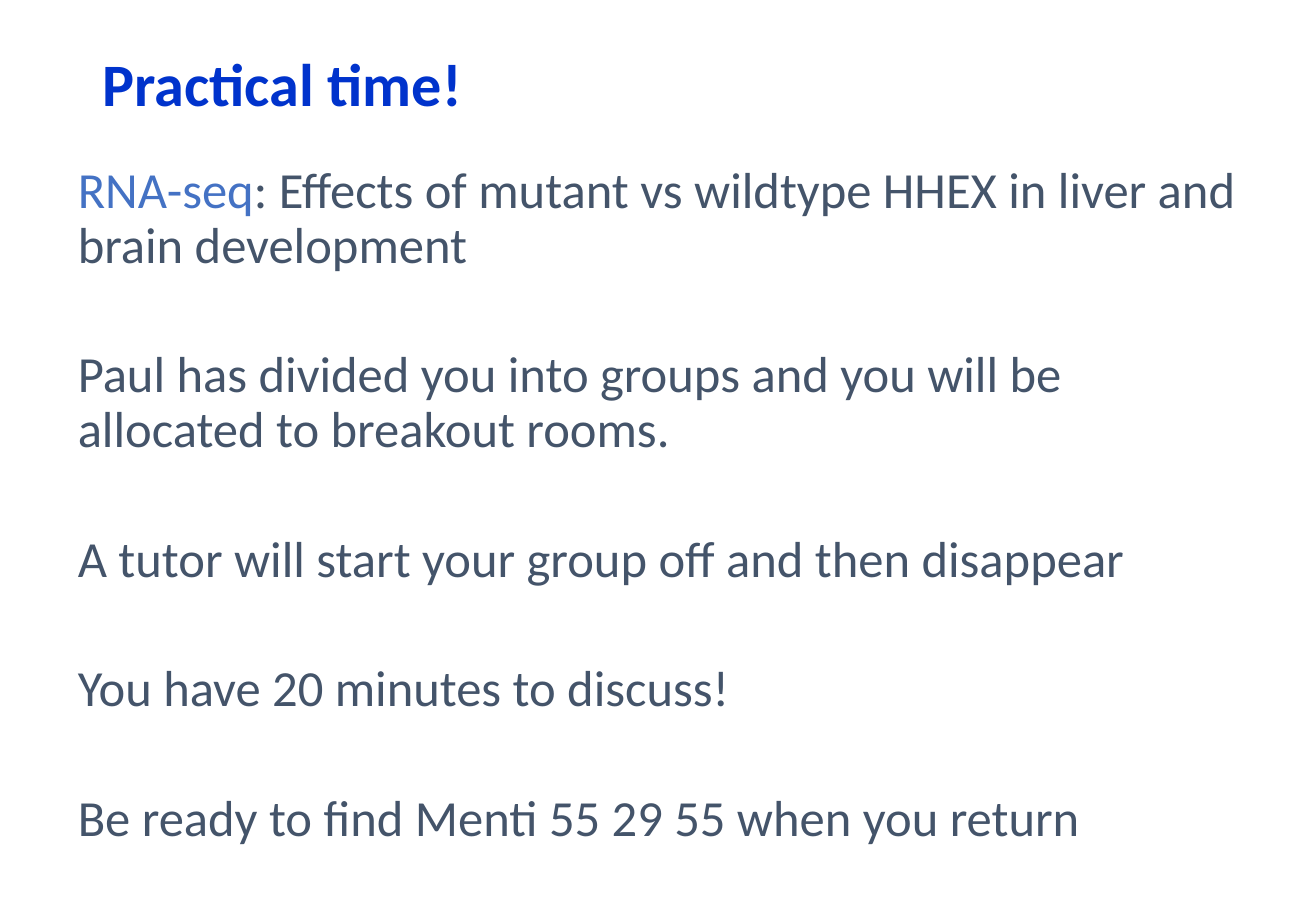
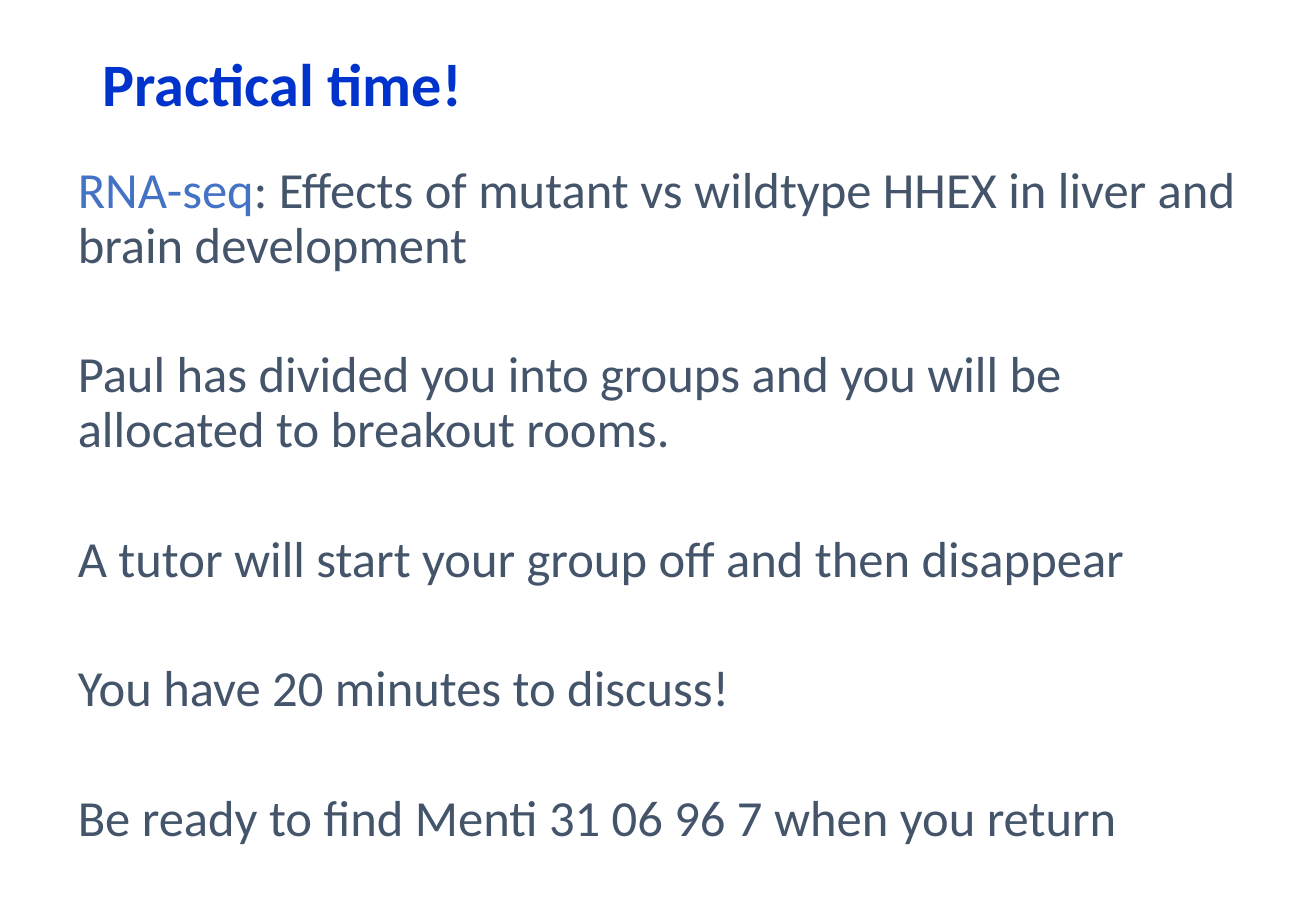
Before and after one commit to bioinformatics-core-shared-training/RNAseq_November_2020_remote, a slide deck: slide 15 of additional_scripts/ExperimentalDesignCourse_Edwards_19-11-2020.pptx. Drawn at 1316x911 pixels with LibreOffice and Linux fonts; fonts in the diff are those of the drawing. Boxes give left, top, right and bottom in pixels: in the first picture for what was removed or moved away, otherwise in the second. Text is boxed around its words. In the diff, an @@ line names an element or a change of style, - is before the commit and + after.

```diff
--- a/additional_scripts/ExperimentalDesignCourse_Edwards_19-11-2020.pptx
+++ b/additional_scripts/ExperimentalDesignCourse_Edwards_19-11-2020.pptx
@@ text at box(78, 801, 1116, 844): text changed @@
-Be ready to find Menti 55 29 55 when you return
+Be ready to find Menti 31 06 96 7 when you return
```
Also in this commit, not shown: 3 other slides changed.
